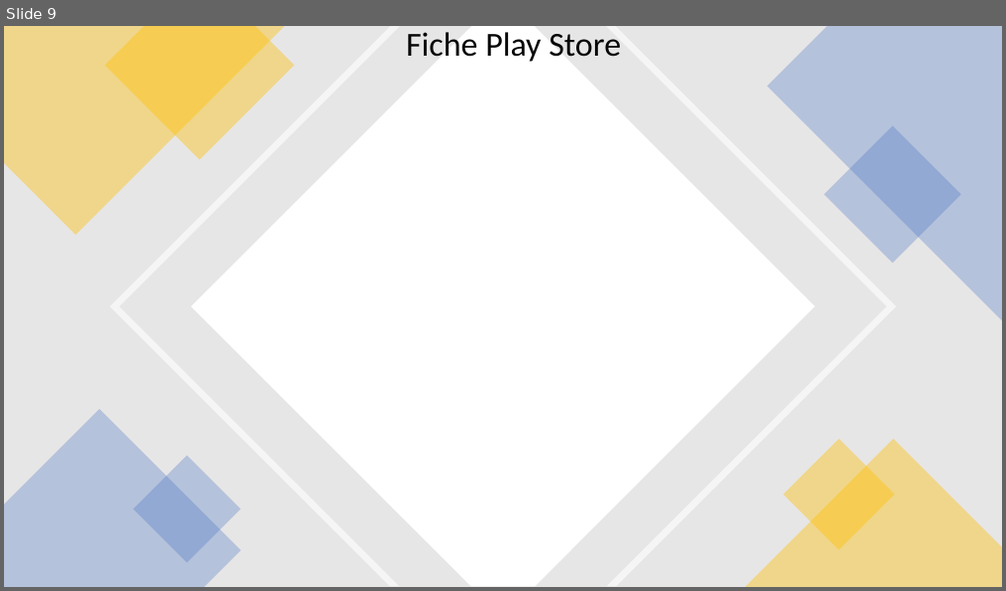
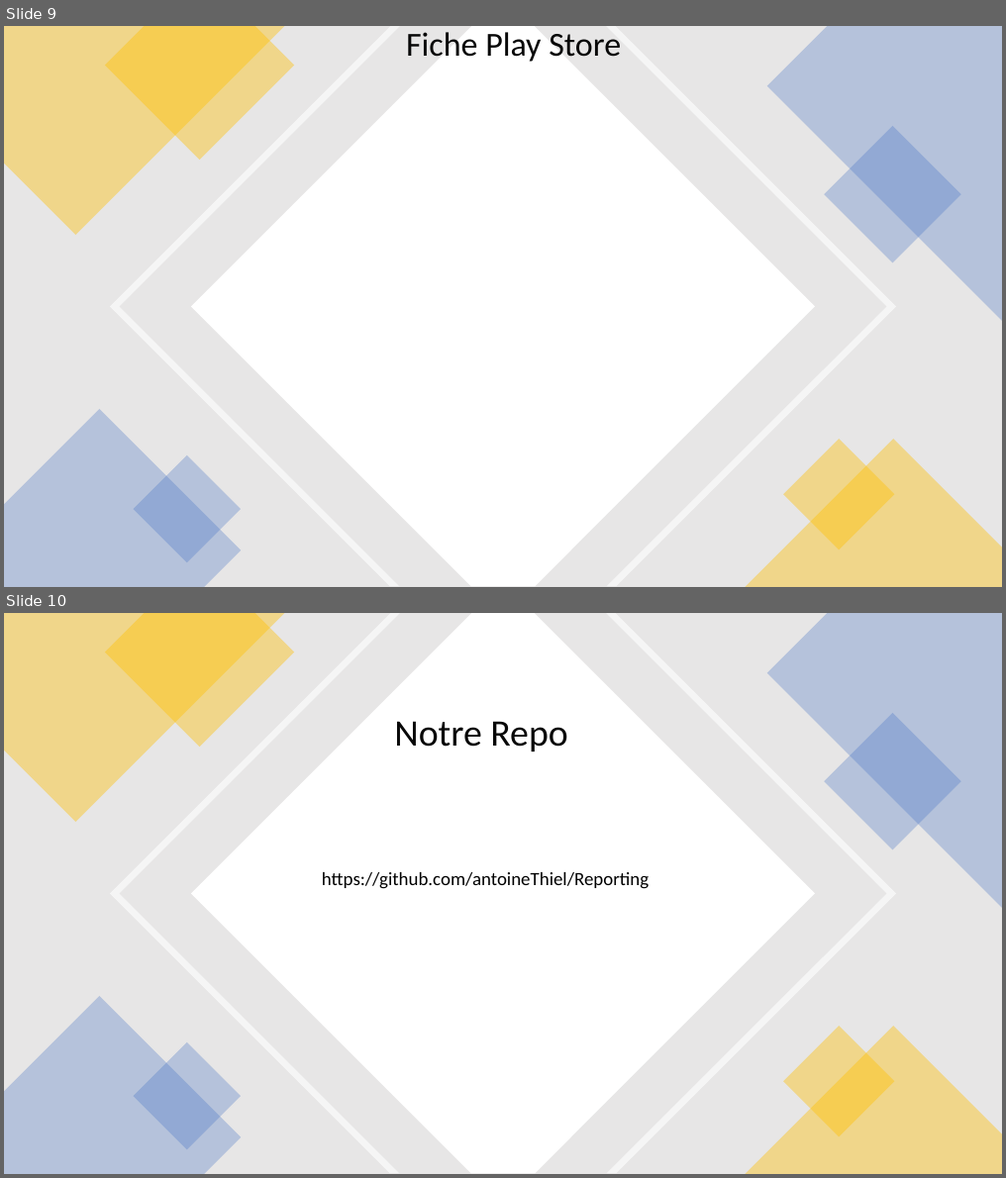
Before and after one commit to antoineThiel/Reporting, a slide deck: Déploiement et Reporting.pptx. Shown one above the other, each under a label of ours: slide 9 before the commit, slides 9 and 10 after it. The pictures are 1006x591 and 1006x1178 pixels, drawn with LibreOffice and Linux fonts; fonts in the diff are those of the drawing; background and template pictures are left out. Boxes give left, top, right and bottom in pixels: in the first picture for what was removed or moved away, otherwise in the second. Text is boxed around its words. In the diff, an @@ line names an element or a change of style, - is before the commit and + after.

Commit message:
ppt update

```diff
--- a/Déploiement et Reporting.pptx
+++ b/Déploiement et Reporting.pptx
@@ slide 10 added at [4, 613, 1002, 1174], background #FFFFFF @@
@@ rectangle added at [4, 613, 1002, 1174], fill #E7E6E6 @@
@@ freeform shape added at [4, 613, 284, 822], fill #FFC000 at 40% opacity @@
@@ freeform shape added at [105, 613, 294, 747], fill #FFC000 at 40% opacity @@
@@ freeform shape added at [110, 613, 896, 1174], fill #FFFFFF at 60% opacity @@
@@ freeform shape added at [191, 613, 815, 1174], fill #FFFFFF @@
@@ freeform shape added at [767, 613, 1002, 908], fill #4472C4 at 30% opacity @@
@@ title added at [394, 721, 567, 752], 36 pt, text #080808 @@
+Notre Repo
@@ rectangle added at [824, 713, 961, 851], fill #4472C4 at 30% opacity @@
@@ text added at [322, 872, 648, 889], 18 pt, text #000000 @@
+https://github.com/antoineThiel/Reporting
@@ freeform shape added at [4, 997, 241, 1174], fill #4472C4 at 30% opacity @@
@@ freeform shape added at [745, 1026, 1002, 1174], fill #FFC000 at 40% opacity @@
@@ rectangle added at [783, 1026, 895, 1137], fill #FFC000 at 40% opacity @@
@@ rectangle added at [134, 1043, 242, 1151], fill #4472C4 at 30% opacity @@
```
